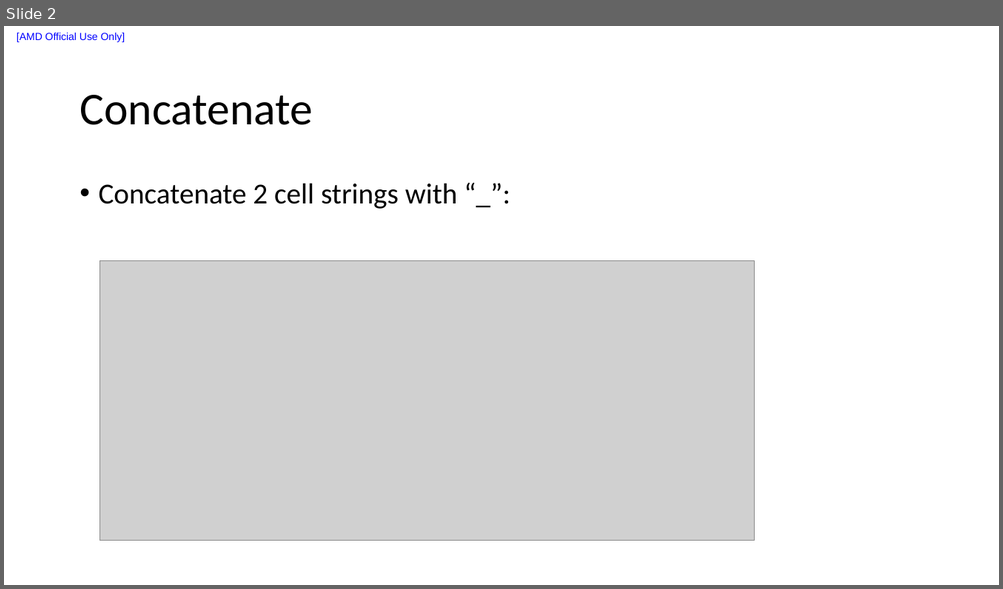
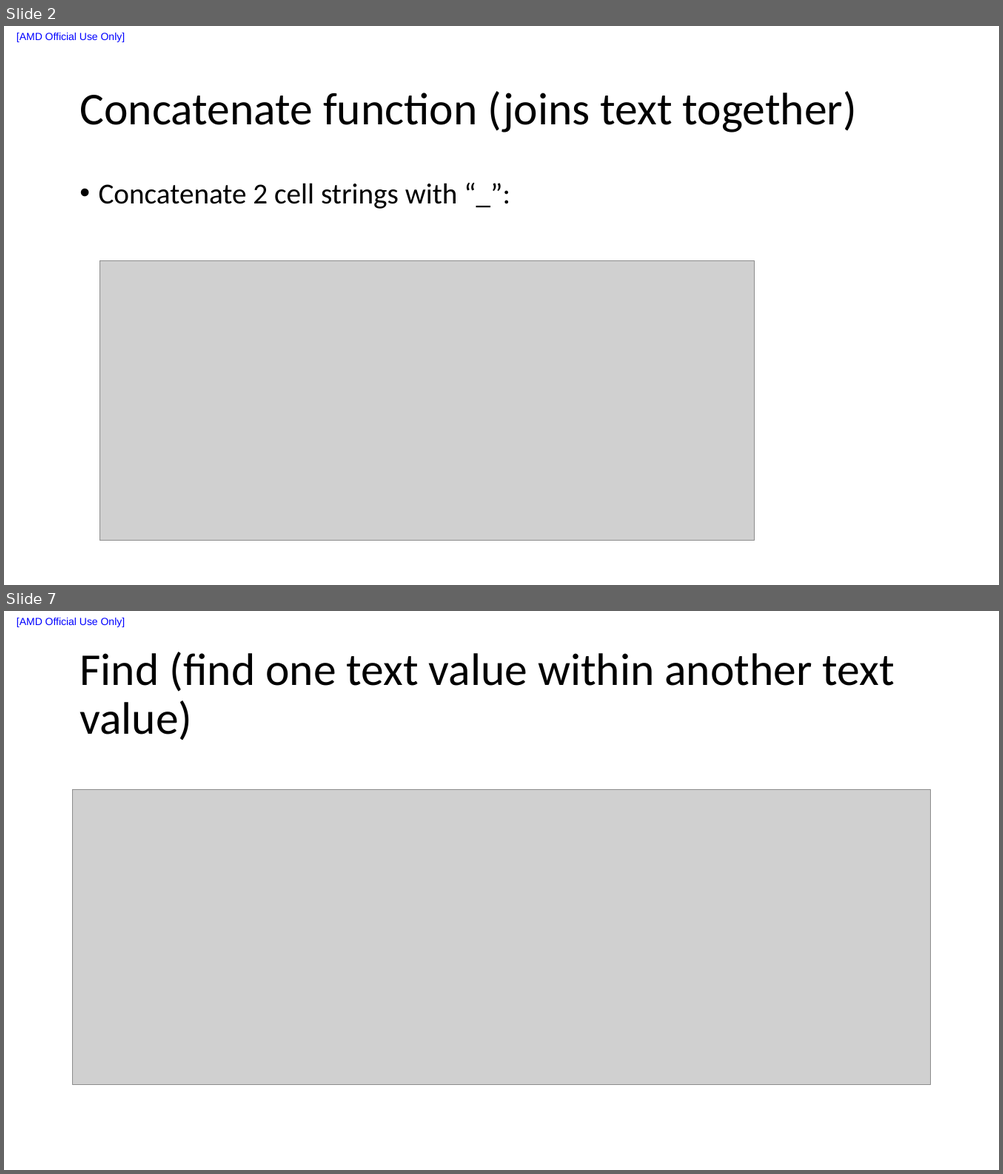
Before and after one commit to liuxu-github-ui/Excel, a slide deck: ExcelFundamentalsfordataanalysis.pptx. Shown one above the other, each under a label of ours: slide 2 before the commit, slides 2 and 7 after it; the slides between them are not shown. The pictures are 1003x589 and 1003x1174 pixels, drawn with LibreOffice and Linux fonts; fonts in the diff are those of the drawing; grey boxes stand for pictures. Boxes give left, top, right and bottom in pixels: in the first picture for what was removed or moved away, otherwise in the second. Text is boxed around its words. In the diff, an @@ line names an element or a change of style, - is before the commit and + after.

```diff
--- a/ExcelFundamentalsfordataanalysis.pptx
+++ b/ExcelFundamentalsfordataanalysis.pptx
@@ slide 7 added at [4,611,999,1170], background #FFFFFF; not listed: 1 template element that a slide beside it also shows @@
@@ title added at [79,652,894,741], 44 pt, text #000000 @@
+Find (find one text value within another text value)
@@ picture added at [73,790,930,1085] @@
@@ slide 2 changed as well @@
@@ title at [79,91,856,133]: text changed @@
-Concatenate
+Concatenate function (joins text together)
```
Also in this commit, not shown: 5 other slides added, 1 slide removed.
